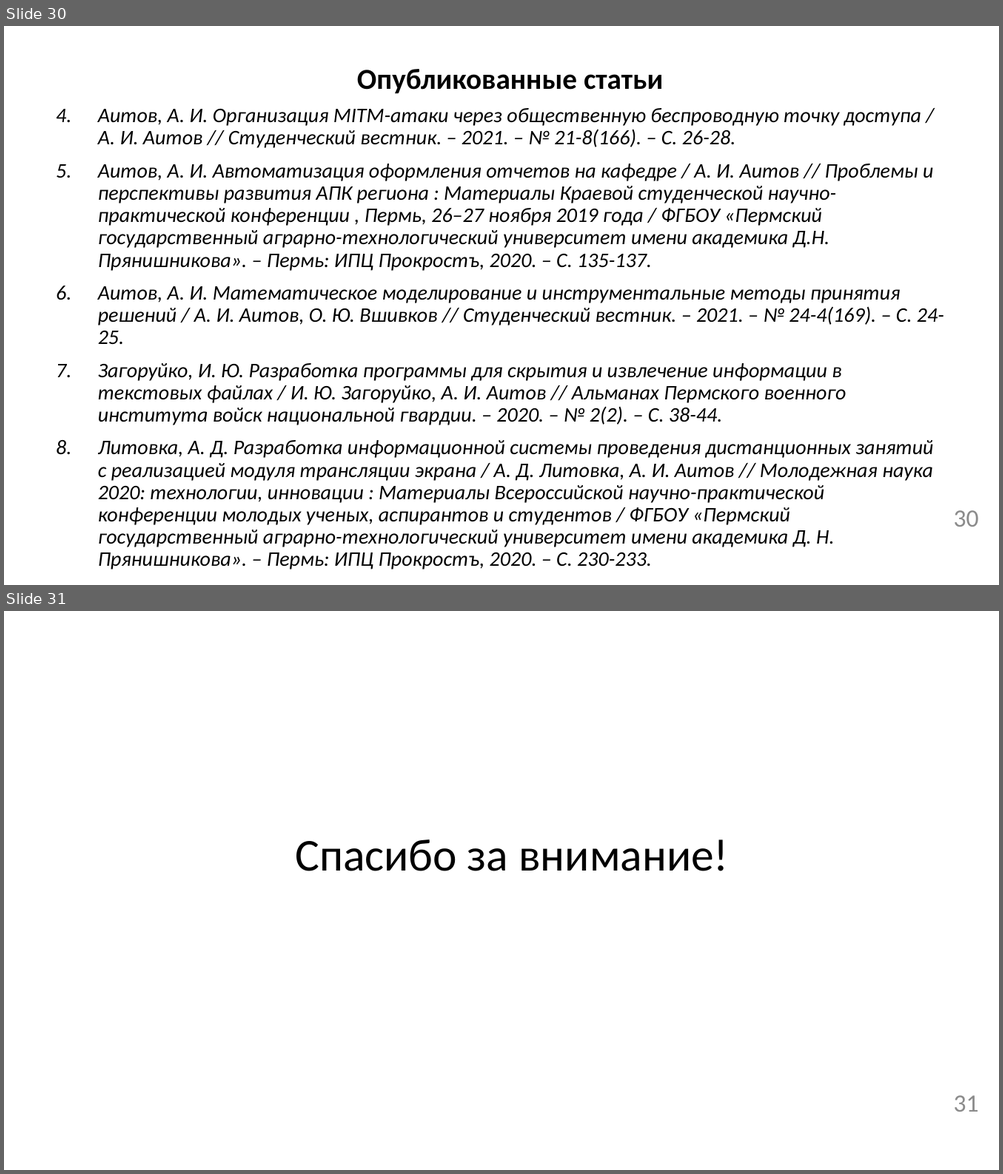
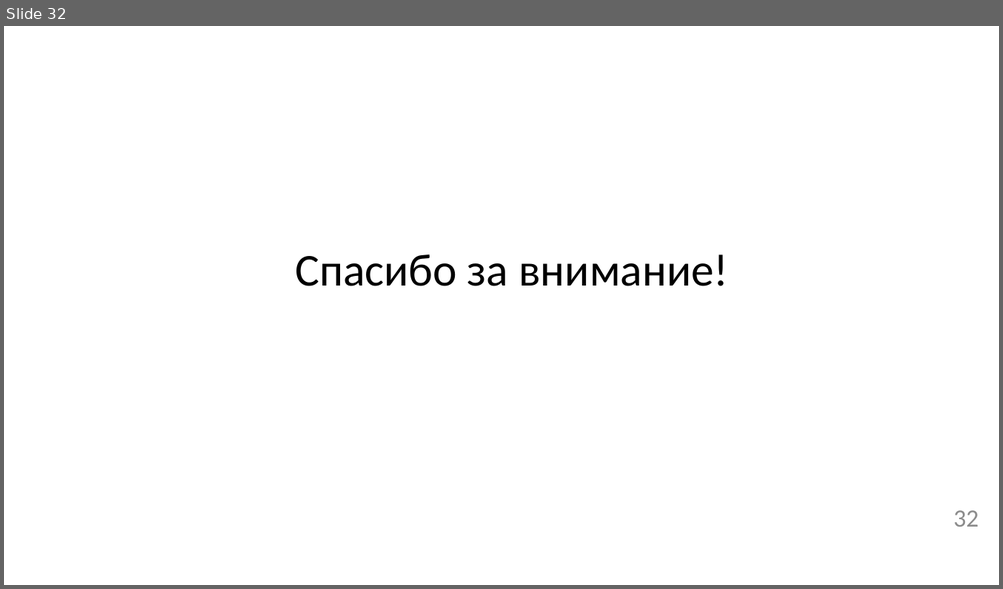
Before and after one commit to permCoding/Magistr-2022, a slide deck: 08-ВКР/как оформлять/Презентация-к-ВКР.pptx. Shown one above the other, each under a label of ours: slides 30 and 31 before the commit, slide 32 after it. The pictures are 1003x1174 and 1003x589 pixels, drawn with LibreOffice and Linux fonts; fonts in the diff are those of the drawing. Boxes give left, top, right and bottom in pixels: in the first picture for what was removed or moved away, otherwise in the second. Text is boxed around its words. In the diff, an @@ line names an element or a change of style, - is before the commit and + after.

```diff
--- a/08-ВКР/как оформлять/Презентация-к-ВКР.pptx
+++ b/08-ВКР/как оформлять/Презентация-к-ВКР.pptx
@@ slide 30 removed at (x1=4, y1=26, x2=999, y2=585), background #FFFFFF @@
@@ text removed at (x1=357, y1=69, x2=663, y2=93) @@
-Опубликованные статьи
@@ text removed at (x1=98, y1=108, x2=944, y2=570) @@
-4. Аитов, А. И. Организация MITM-атаки через общественную беспроводную точку доступа / А. И. Аитов // Студенческий вестник. – 2021. – № 21-8(166). – С. 26-28.
-5. Аитов, А. И. Автоматизация оформления отчетов на кафедре / А. И. Аитов // Проблемы и перспективы развития АПК региона : Материалы Краевой студенческой научно-практической конференции , Пермь, 26–27 ноября 2019 года / ФГБОУ «Пермский государственный аграрно-технологический университет имени академика Д.Н. Прянишникова». – Пермь: ИПЦ Прокростъ, 2020. – С. 135-137.
-6. Аитов, А. И. Математическое моделирование и инструментальные методы принятия решений / А. И. Аитов, О. Ю. Вшивков // Студенческий вестник. – 2021. – № 24-4(169). – С. 24-25.
-7. Загоруйко, И. Ю. Разработка программы для скрытия и извлечение информации в текстовых файлах / И. Ю. Загоруйко, А. И. Аитов // Альманах Пермского военного института войск национальной гвардии. – 2020. – № 2(2). – С. 38-44.
-8. Литовка, А. Д. Разработка информационной системы проведения дистанционных занятий с реализацией модуля трансляции экрана / А. Д. Литовка, А. И. Аитов // Молодежная наука 2020: технологии, инновации : Материалы Всероссийской научно-практической конференции молодых ученых, аспирантов и студентов / ФГБОУ «Пермский государственный аграрно-технологический университет имени академика Д. Н. Прянишникова». – Пермь: ИПЦ Прокростъ, 2020. – С. 230-233.
@@ page number removed at (x1=953, y1=511, x2=979, y2=527) @@
-30
@@ what was slide 31 is now slide 32 @@
@@ page number at (x1=953, y1=511, x2=979, y2=527): text changed @@
-31
+32
```
Also in this commit, not shown: 9 slides changed, 3 slides added, 1 other slide removed.
